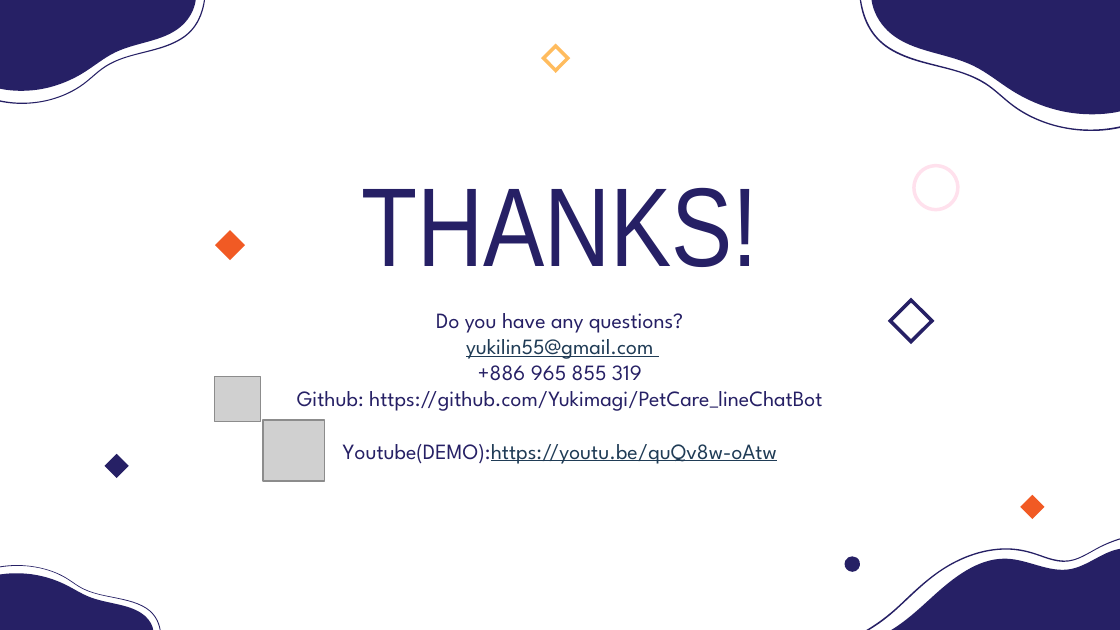
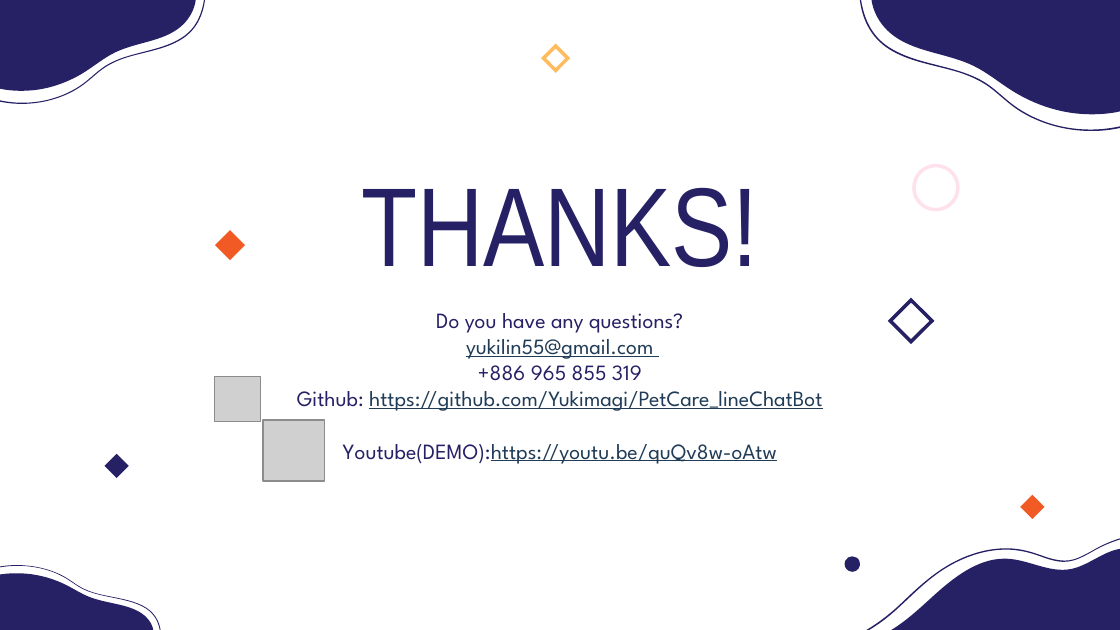
Before and after one commit to Yukimagi/PetCare_lineChatBot, a slide deck: slide 12 of PetCare.pptx. Drawn at 1120x630 pixels with LibreOffice and Linux fonts; fonts in the diff are those of the drawing; grey boxes stand for pictures. Boxes give left, top, right and bottom in pixels: in the first picture for what was removed or moved away, otherwise in the second. Text is boxed around its words. In the diff, an @@ line names an element or a change of style, - is before the commit and + after.

Commit message:
ppt pdf update 2023/08/27

```diff
--- a/PetCare.pptx
+++ b/PetCare.pptx
@@ text at <box>297,391,822,411</box>: text colour #262065 to #203C56, underline on in "https://github.com/Yukimagi/PetCare_lineChatBot" @@
```
Also in this commit, not shown: 1 other file.
